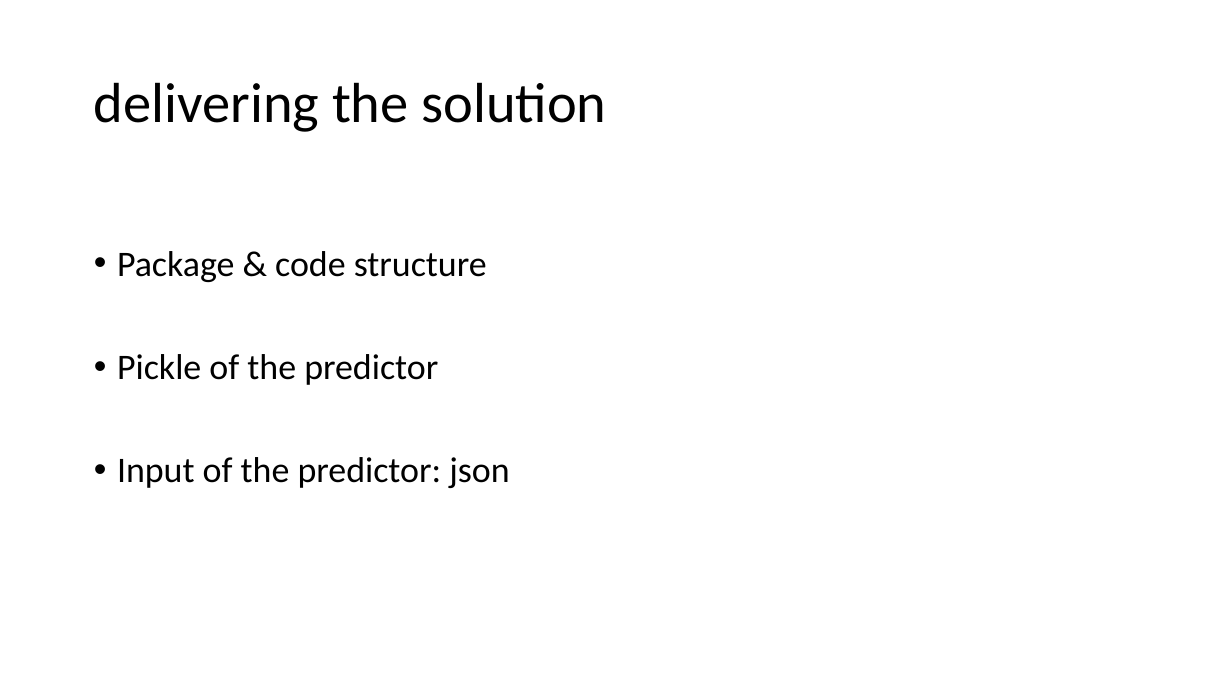
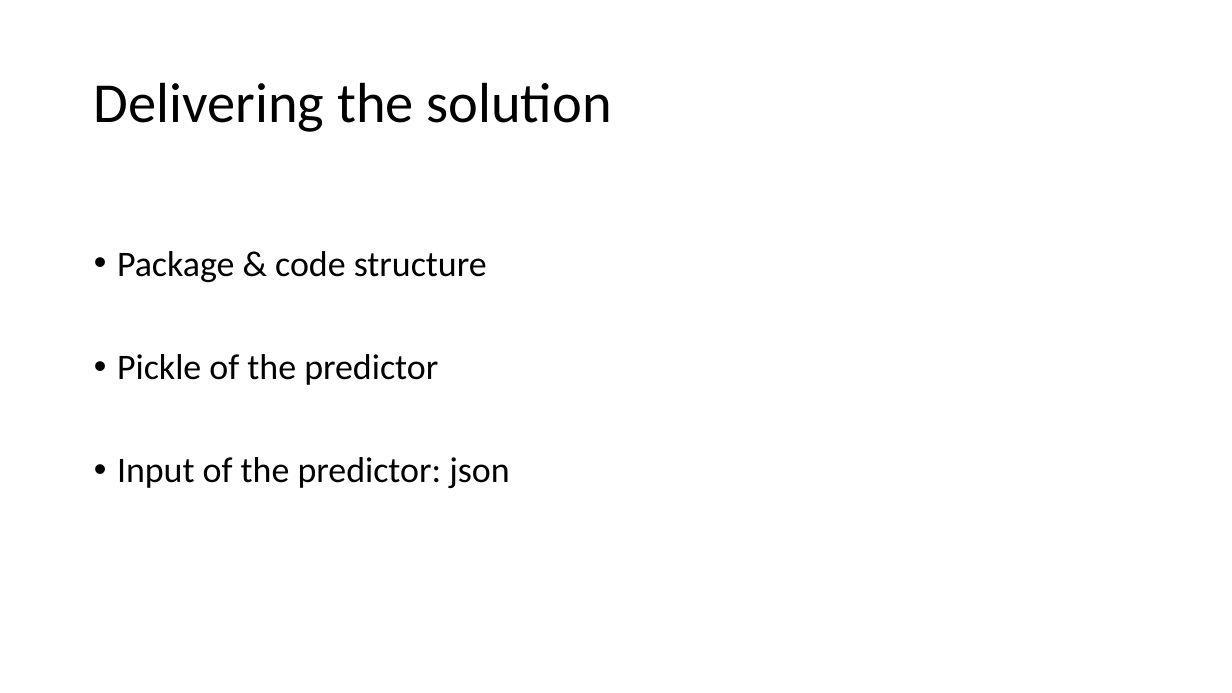
Before and after one commit to theochavannes/home-insurance, a slide deck: slide 13 of Home Insurance dataset case study.pptx. Drawn at 1232x693 pixels with LibreOffice and Linux fonts; fonts in the diff are those of the drawing. Boxes give left, top, right and bottom in pixels: in the first picture for what was removed or moved away, otherwise in the second. Text is boxed around its words. In the diff, an @@ line names an element or a change of style, - is before the commit and + after.

```diff
--- a/Home Insurance dataset case study.pptx
+++ b/Home Insurance dataset case study.pptx
@@ title at (94,82,612,132): text changed @@
-delivering the solution
+Delivering the solution
```
Also in this commit, not shown: 2 slides added, 2 other files.
